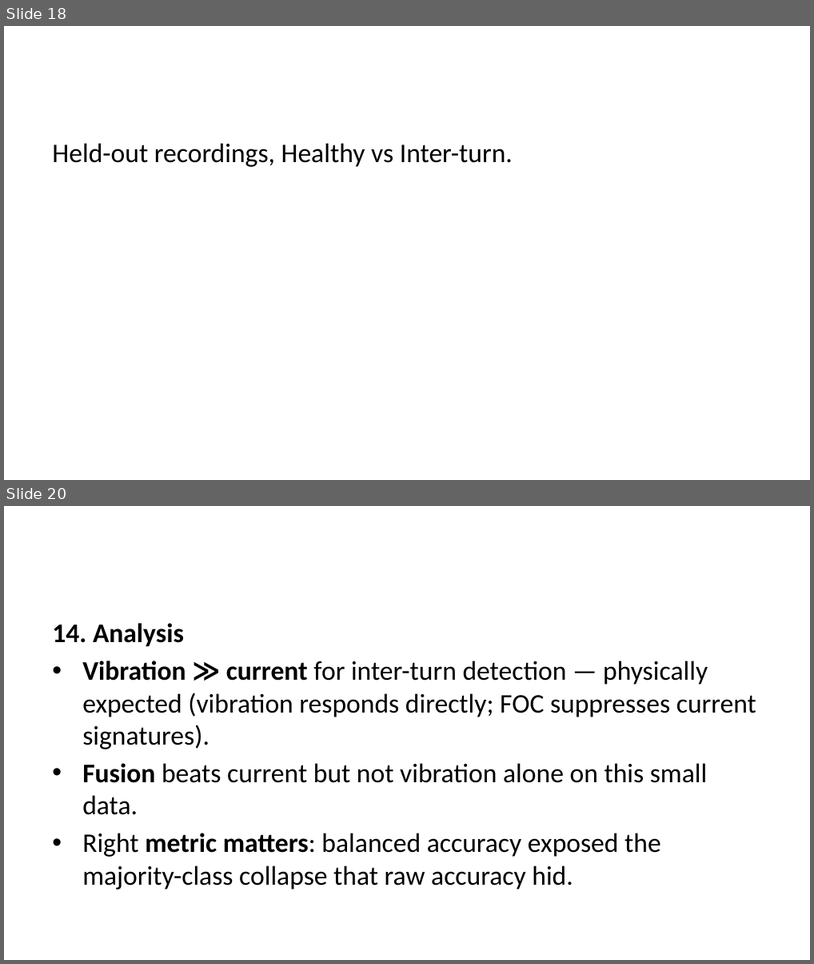
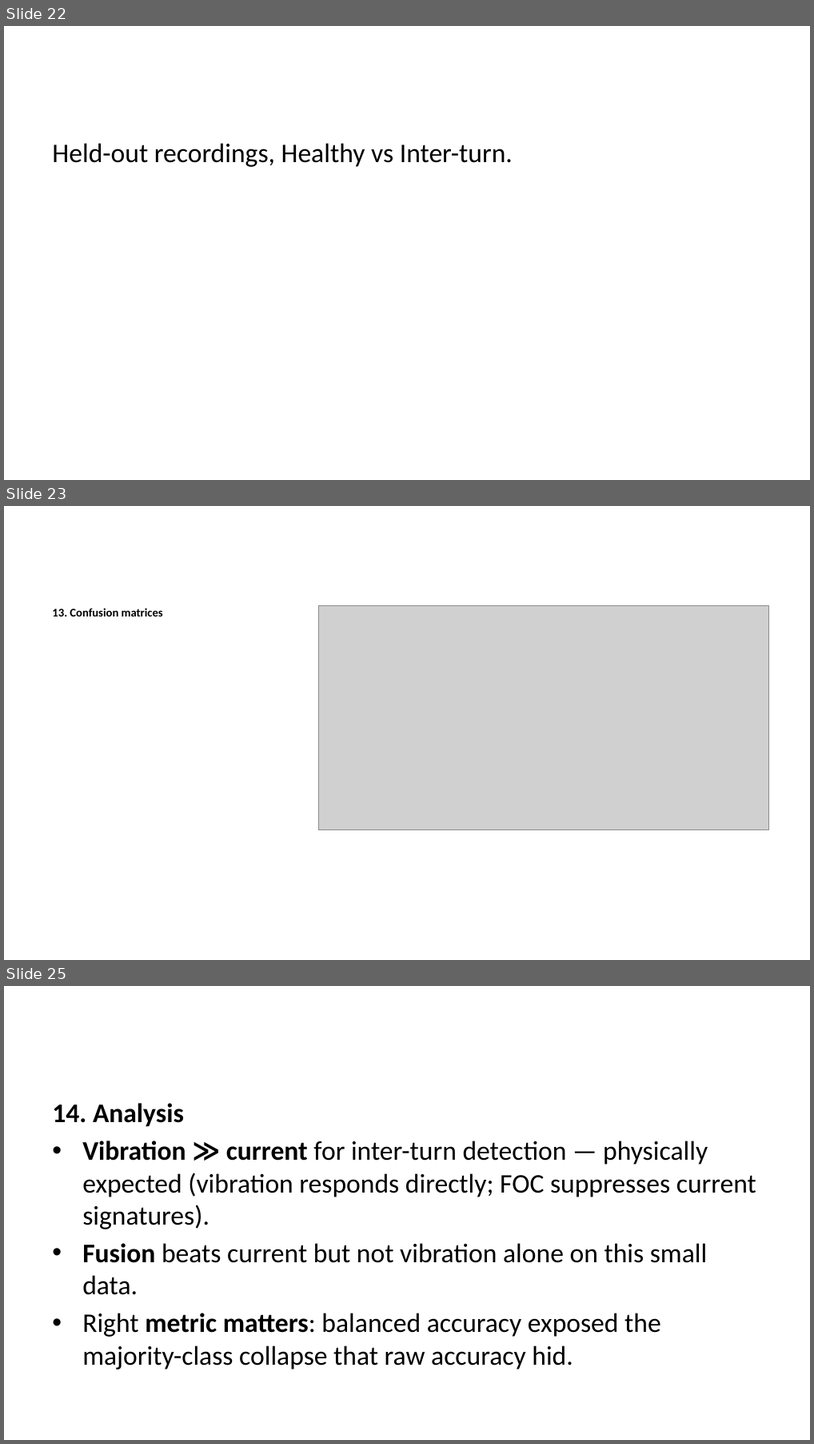
Before and after one commit to molhamfetnah/pmsm-fault-diagnosis-cnn-scalogram, a slide deck: docs/build/slides.pptx. Shown one above the other, each under a label of ours: slides 18 and 20 before the commit, slides 22, 23 and 25 after it; the slides between them are not shown. The pictures are 814x964 and 814x1444 pixels, drawn with LibreOffice and Linux fonts; fonts in the diff are those of the drawing; grey boxes stand for pictures. Boxes give left, top, right and bottom in pixels: in the first picture for what was removed or moved away, otherwise in the second. Text is boxed around its words. In the diff, an @@ line names an element or a change of style, - is before the commit and + after.

```diff
--- a/docs/build/slides.pptx
+++ b/docs/build/slides.pptx
@@ slide 23 added at (x1=4, y1=506, x2=810, y2=960), background #FFFFFF @@
@@ text added at (x1=52, y1=608, x2=163, y2=616), 10.5 pt, text #000000, bold @@
+13. Confusion matrices
@@ picture added at (x1=318, y1=606, x2=769, y2=830) @@
@@ what was slide 18 is now slide 22 @@
@@ what was slide 20 is now slide 25 @@
```
Also in this commit, not shown: 5 slides changed, 4 other slides added, 20 other files.
